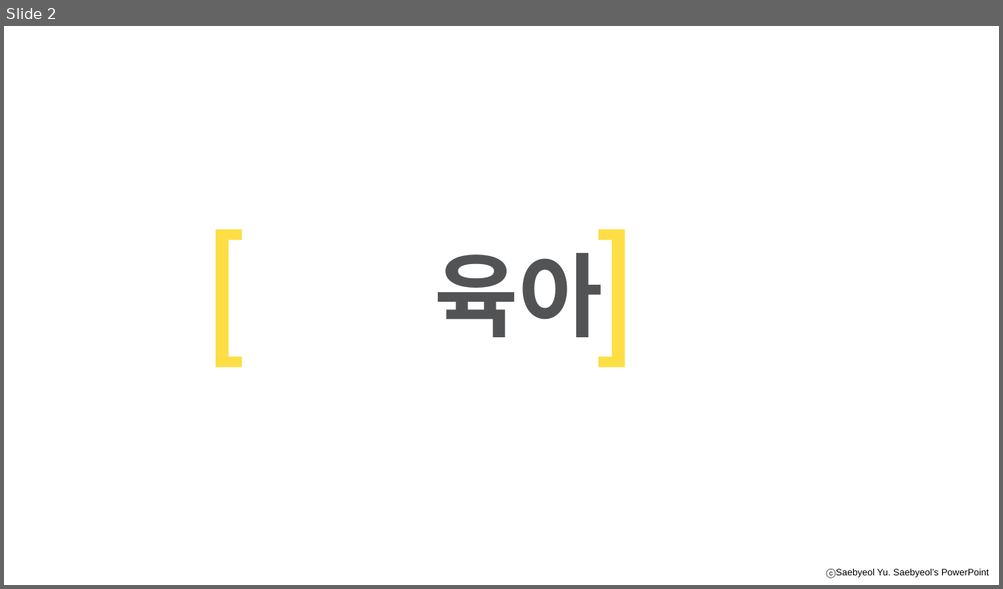
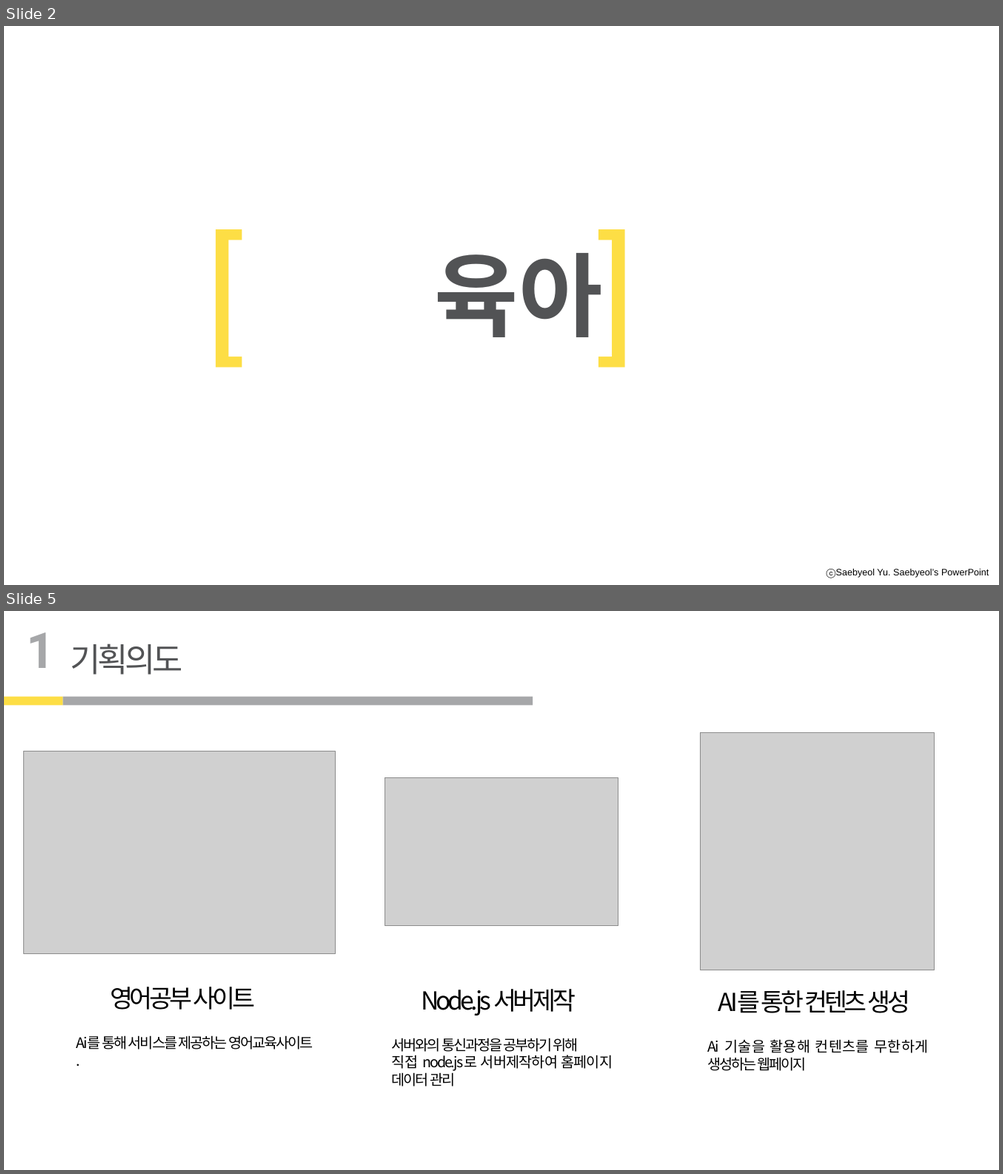
Before and after one commit to yonggyu01/mybabyari, a slide deck: 이거로할까.pptx. Shown one above the other, each under a label of ours: slide 2 before the commit, slides 2 and 5 after it; the slides between them are not shown. The pictures are 1003x589 and 1003x1174 pixels, drawn with LibreOffice and Linux fonts; fonts in the diff are those of the drawing; grey boxes stand for pictures; background and template pictures are left out. Boxes give left, top, right and bottom in pixels: in the first picture for what was removed or moved away, otherwise in the second. Text is boxed around its words. In the diff, an @@ line names an element or a change of style, - is before the commit and + after.

```diff
--- a/이거로할까.pptx
+++ b/이거로할까.pptx
@@ slide 5 added at bbox=[4, 611, 999, 1170], background #FFFFFF; not listed: 1 template element that a slide beside it also shows @@
@@ text added at bbox=[26, 632, 54, 668], 48 pt, text #A6A7A9, bold @@
+1
@@ text added at bbox=[70, 644, 182, 675], 32 pt, text #525355 @@
+기획의도
@@ rectangle added at bbox=[4, 697, 63, 706], fill #FDDE45 @@
@@ rectangle added at bbox=[63, 697, 533, 706], fill #A6A7A9 @@
@@ rectangle added at bbox=[700, 736, 933, 970], fill #FDDE45 @@
@@ picture added at bbox=[700, 732, 933, 971] @@
@@ picture added at bbox=[23, 752, 336, 954] @@
@@ picture added at bbox=[384, 777, 618, 925] @@
@@ text added at bbox=[110, 987, 255, 1010], 24 pt, text #000000 @@
+영어공부 사이트
@@ text added at bbox=[421, 989, 575, 1016], 24 pt, text #000000 @@
+Node.js 서버제작
@@ text added at bbox=[718, 991, 910, 1014], 24 pt, text #000000 @@
+AI를 통한 컨텐츠 생성
@@ text added at bbox=[76, 1036, 313, 1050], 14 pt, text #000000 @@
+Ai를 통해 서비스를 제공하는 영어교육사이트 .
@@ text added at bbox=[392, 1038, 612, 1087], 14 pt, text #000000 @@
+서버와의 통신과정을 공부하기 위해
+직접 node.js로 서버제작하여 홈페이지 데이터 관리
@@ text added at bbox=[708, 1039, 928, 1071], 14 pt, text #000000 @@
+Ai 기술을 활용해 컨텐츠를 무한하게 생성하는 웹페이지
@@ rectangle added at bbox=[758, 1153, 999, 1170], fill #FFFFFF @@
```
Also in this commit, not shown: 17 slides changed, 11 other slides added, 4 slides removed.
